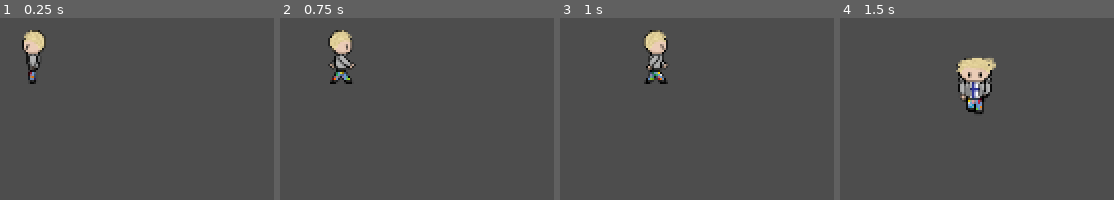
Above: before the commit, frames 1-4 (left to right).
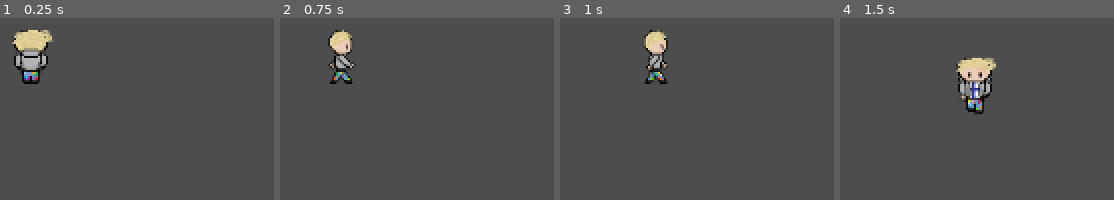
Above: after the commit, the same moments.

Repository: Orozon64/The-Sauna-Pact
Game: Godot game, scene res://scenes/finnish_player.tscn
Two runs of this game, one before a commit and one after it. Both use one fixed random seed, a clock stepped at 60 frames per second and the inputs below.
Inputs:
- Up to frame 1 (0.25 s): no input
- Up to frame 2 (0.75 s): tap Enter at 0.5 s; hold D (move_right) from 0.53 s (still down); hold E (pick_up, bound only after the commit) from 0.53 s (still down)
- Up to frame 3 (1 s): keep holding D (move_right); keep holding E (pick_up, bound only after the commit)
- Up to frame 4 (1.5 s): tap Space at 1.25 s; release D (move_right) at 1.28 s; release E (pick_up, bound only after the commit) at 1.28 s; hold S (move_down) from 1.28 s (still down); tap E (pick_up, bound only after the commit) at 1.35 s

The runs differ from the first frame. In frame 1, 2.5% of the frame differs, in the area x 4-20%, y 6-37%; in frame 2, nothing differs; in frame 3, nothing differs; in frame 4, nothing differs.

Commit message:
done work on collisions

Diff:
--- a/project.godot
+++ b/project.godot
@@ -37,6 +37,11 @@
 "events": [Object(InputEventKey,"resource_local_to_scene":false,"resource_name":"","device":0,"window_id":0,"alt_presse …(189 unchanged characters)…
 ]
 }
+pick_up={
+"deadzone": 0.2,
+"events": [Object(InputEventKey,"resource_local_to_scene":false,"resource_name":"","device":0,"window_id":0,"alt_pressed":false,"shift_pressed":false,"ctrl_pressed":false,"meta_pressed":false,"pressed":false,"keycode":0,"physical_keycode":69,"key_label":0,"unicode":0,"location":0,"echo":false,"script":null)
+]
+}
 
 [physics]
 
--- /dev/null
+++ b/scenes/beer.tscn
@@ -0,0 +1,26 @@
+[gd_scene format=3 uid="uid://bfhuaj02atx8h"]
+
+[ext_resource type="Texture2D" uid="uid://lk3erduwwsdo" path="res://images/sprites/BEER.png" id="1_7v8bv"]
+
+[sub_resource type="RectangleShape2D" id="RectangleShape2D_31xl2"]
+size = Vector2(24, 22)
+
+[sub_resource type="SpriteFrames" id="SpriteFrames_he3c0"]
+animations = [{
+"frames": [{
+"duration": 1.0,
+"texture": ExtResource("1_7v8bv")
+}],
+"loop": true,
+"name": &"default",
+"speed": 5.0
+}]
+
+[node name="BeerArea" type="Area2D" unique_id=1377940279]
+
+[node name="CollisionShape2D" type="CollisionShape2D" parent="." unique_id=482441595]
+position = Vector2(0, 1)
+shape = SubResource("RectangleShape2D_31xl2")
+
+[node name="AnimatedSprite2D" type="AnimatedSprite2D" parent="." unique_id=774778435]
+sprite_frames = SubResource("SpriteFrames_he3c0")
--- a/scenes/finnish_map.tscn
+++ b/scenes/finnish_map.tscn
@@ -1,7 +1,14 @@
 [gd_scene format=3 uid="uid://c2p086uk7yiw4"]
 
+[ext_resource type="Script" uid="uid://doij4wbua7wnm" path="res://scripts/signal_manager.gd" id="1_c8lps"]
 [ext_resource type="PackedScene" uid="uid://coqpab58ln317" path="res://scenes/finnish_player.tscn" id="1_sn4dv"]
+[ext_resource type="PackedScene" uid="uid://caurp0axx2i5p" path="res://scenes/wood.tscn" id="2_avsef"]
 
-[node name="Node2D" type="Node2D" unique_id=1442898411]
+[node name="FinnishRootNode" type="Node2D" unique_id=1442898411]
+script = ExtResource("1_c8lps")
 
-[node name="Area2D" parent="." unique_id=1757750210 instance=ExtResource("1_sn4dv")]
+[node name="WoodArea" parent="." unique_id=616569336 instance=ExtResource("2_avsef")]
+position = Vector2(341, 333)
+scale = Vector2(0.49661088, 0.49661088)
+
+[node name="PlayerArea" parent="." unique_id=1757750210 instance=ExtResource("1_sn4dv")]
--- a/scenes/finnish_player.tscn
+++ b/scenes/finnish_player.tscn
@@ -1,8 +1,11 @@
 [gd_scene format=3 uid="uid://coqpab58ln317"]
 
-[ext_resource type="Script" uid="uid://eqxs3rs6p4oa" path="res://scripts/finnish_player.gd" id="1_v8qye"]
+[ext_resource type="Script" uid="uid://hyvblkp4088n" path="res://scripts/player.gd" id="1_6g0t5"]
+[ext_resource type="Texture2D" uid="uid://bj70em7xfj03y" path="res://images/sprites/finFrontIdle.png" id="2_6g0t5"]
 [ext_resource type="Texture2D" uid="uid://6guexxri308h" path="res://images/sprites/finFrontWalk1.png" id="2_h71vo"]
+[ext_resource type="Texture2D" uid="uid://dxgfqniydtjih" path="res://images/sprites/finLeftIdle.png" id="3_0u6nr"]
 [ext_resource type="Texture2D" uid="uid://d3dk14gr8rl4d" path="res://images/sprites/finFrontWalk2.png" id="3_shgrp"]
+[ext_resource type="Texture2D" uid="uid://0b5in4sh5pkp" path="res://images/sprites/finBackIdle.png" id="5_e5oyf"]
 [ext_resource type="Texture2D" uid="uid://clkndwqylhgbg" path="res://images/sprites/finRightWalk1.png" id="5_mxl7e"]
 [ext_resource type="Texture2D" uid="uid://d0nqlj32intwr" path="res://images/sprites/finLeftWalk1.png" id="5_v8qye"]
 [ext_resource type="Texture2D" uid="uid://b46spkhhyjeah" path="res://images/sprites/finLeftWalk2.png" id="6_afyib"]
@@ -18,6 +21,38 @@
 
 [sub_resource type="SpriteFrames" id="SpriteFrames_snp3n"]
 animations = [{
+"frames": [{
+"duration": 1.0,
+"texture": ExtResource("2_6g0t5")
+}],
+"loop": true,
+"name": &"idle_down",
+"speed": 5.0
+}, {
+"frames": [{
+"duration": 1.0,
+"texture": ExtResource("3_0u6nr")
+}],
+"loop": true,
+"name": &"idle_left",
+"speed": 5.0
+}, {
+"frames": [{
+"duration": 1.0,
+"texture": ExtResource("8_kcs62")
+}],
+"loop": true,
+"name": &"idle_right",
+"speed": 5.0
+}, {
+"frames": [{
+"duration": 1.0,
+"texture": ExtResource("5_e5oyf")
+}],
+"loop": true,
+"name": &"idle_up",
+"speed": 5.0
+}, {
 "frames": [{
 "duration": 1.0,
 "texture": ExtResource("2_h71vo")
@@ -76,7 +111,7 @@
 }]
 
 [node name="Area2D" type="Area2D" unique_id=1757750210]
-script = ExtResource("1_v8qye")
+script = ExtResource("1_6g0t5")
 
 [node name="CollisionShape2D" type="CollisionShape2D" parent="." unique_id=118586435]
 position = Vector2(-3, -1.5)
@@ -84,4 +119,4 @@
 
 [node name="PlayerSprite" type="AnimatedSprite2D" parent="." unique_id=276491256]
 sprite_frames = SubResource("SpriteFrames_snp3n")
-animation = &"walk_left"
+animation = &"idle_up"
--- a/scenes/polish_map.tscn
+++ b/scenes/polish_map.tscn
@@ -1,7 +1,17 @@
 [gd_scene format=3 uid="uid://drfp5ogs3t2nq"]
 
+[ext_resource type="Script" uid="uid://doij4wbua7wnm" path="res://scripts/signal_manager.gd" id="1_7velx"]
 [ext_resource type="PackedScene" uid="uid://6bilw8itvr8c" path="res://scenes/polish_player.tscn" id="2_g2vl7"]
+[ext_resource type="PackedScene" uid="uid://dlfy0rk8wqcnk" path="res://scenes/towel.tscn" id="2_qonml"]
+[ext_resource type="PackedScene" uid="uid://bfhuaj02atx8h" path="res://scenes/beer.tscn" id="3_g2vl7"]
 
-[node name="Node2D" type="Node2D" unique_id=1428940587]
+[node name="PolishRootNode" type="Node2D" unique_id=1428940587]
+script = ExtResource("1_7velx")
 
-[node name="PolishPlayer" parent="." unique_id=1757750210 instance=ExtResource("2_g2vl7")]
+[node name="TowelArea" parent="." unique_id=1132617830 instance=ExtResource("2_qonml")]
+position = Vector2(54, 0)
+
+[node name="BeerArea" parent="." unique_id=1377940279 instance=ExtResource("3_g2vl7")]
+position = Vector2(141, 0)
+
+[node name="PlayerArea" parent="." unique_id=1757750210 instance=ExtResource("2_g2vl7")]
--- a/scenes/polish_player.tscn
+++ b/scenes/polish_player.tscn
@@ -5,10 +5,13 @@
 [ext_resource type="Texture2D" uid="uid://bf0shfcq1id1y" path="res://images/sprites/PolakWalks1.png" id="3_3a2nk"]
 [ext_resource type="Texture2D" uid="uid://kodnl60hsqyj" path="res://images/sprites/PolakWalks2.png" id="4_nxm5c"]
 [ext_resource type="Texture2D" uid="uid://c8lr10di4w6ob" path="res://images/sprites/PolakIdzieLewoReka.png" id="5_daupw"]
+[ext_resource type="Texture2D" uid="uid://b0o6dfm0tr1ww" path="res://images/sprites/PolakStandingTylem.png" id="5_g0ae5"]
 [ext_resource type="Texture2D" uid="uid://dsdmjhtva0keb" path="res://images/sprites/PolakIdziePrawo.png" id="5_nxm5c"]
 [ext_resource type="Texture2D" uid="uid://crk3iiraqjp0p" path="res://images/sprites/PolakStoiPrawo.png" id="6_bcnd6"]
 [ext_resource type="Texture2D" uid="uid://cp2vjk0wv4fs8" path="res://images/sprites/PolakBokiemLewo.png" id="6_gtw5v"]
 [ext_resource type="Texture2D" uid="uid://ddml8rmxft656" path="res://images/sprites/PolakIdzieLewo.png" id="7_0eywx"]
+[ext_resource type="Texture2D" uid="uid://b7lf1i07l3yx8" path="res://images/sprites/PolakWalksTylem1.png" id="11_lw2j2"]
+[ext_resource type="Texture2D" uid="uid://ceint7my3417l" path="res://images/sprites/PolakWalksWTyl2.png" id="12_hrl11"]
 
 [sub_resource type="RectangleShape2D" id="RectangleShape2D_a4qul"]
 size = Vector2(22, 42)
@@ -23,19 +26,28 @@
 "name": &"idle_down",
 "speed": 5.0
 }, {
-"frames": [],
+"frames": [{
+"duration": 1.0,
+"texture": ExtResource("6_gtw5v")
+}],
 "loop": true,
 "name": &"idle_left",
 "speed": 5.0
 }, {
-"frames": [],
+"frames": [{
+"duration": 1.0,
+"texture": ExtResource("6_bcnd6")
+}],
 "loop": true,
 "name": &"idle_right",
 "speed": 5.0
 }, {
-"frames": [],
+"frames": [{
+"duration": 1.0,
+"texture": ExtResource("5_g0ae5")
+}],
 "loop": true,
-"name": &"idle_top",
+"name": &"idle_up",
 "speed": 5.0
 }, {
 "frames": [{
@@ -76,6 +88,17 @@
 "loop": true,
 "name": &"walk_right",
 "speed": 5.0
+}, {
+"frames": [{
+"duration": 1.0,
+"texture": ExtResource("11_lw2j2")
+}, {
+"duration": 1.0,
+"texture": ExtResource("12_hrl11")
+}],
+"loop": true,
+"name": &"walk_up",
+"speed": 5.0
 }]
 
 [node name="Area2D" type="Area2D" unique_id=1757750210]
@@ -86,6 +109,6 @@
 shape = SubResource("RectangleShape2D_a4qul")
 
 [node name="PlayerSprite" type="AnimatedSprite2D" parent="." unique_id=276491256]
-position = Vector2(0, -7)
+position = Vector2(2, -6)
 sprite_frames = SubResource("SpriteFrames_bcnd6")
-animation = &"idle_top"
+animation = &"idle_down"
--- a/scenes/towel.tscn
+++ b/scenes/towel.tscn
@@ -1,12 +1,29 @@
 [gd_scene format=3 uid="uid://dlfy0rk8wqcnk"]
 
 [ext_resource type="Script" uid="uid://miaagsuefkm0" path="res://scripts/collectible.gd" id="1_csf4g"]
+[ext_resource type="Texture2D" uid="uid://c5f2133grvi3v" path="res://images/sprites/towels.png" id="2_u1688"]
 
-[node name="Area2D" type="Area2D" unique_id=1132617830]
+[sub_resource type="RectangleShape2D" id="RectangleShape2D_u1688"]
+size = Vector2(4, 4)
+
+[sub_resource type="SpriteFrames" id="SpriteFrames_d8tsr"]
+animations = [{
+"frames": [{
+"duration": 1.0,
+"texture": ExtResource("2_u1688")
+}],
+"loop": true,
+"name": &"default",
+"speed": 5.0
+}]
+
+[node name="TowelArea" type="Area2D" unique_id=1132617830]
+scale = Vector2(5.44, 5.44)
 script = ExtResource("1_csf4g")
 
 [node name="CollisionShape2D" type="CollisionShape2D" parent="." unique_id=218192729]
+shape = SubResource("RectangleShape2D_u1688")
 
 [node name="AnimatedSprite2D" type="AnimatedSprite2D" parent="." unique_id=678316695]
-
-[connection signal="area_entered" from="." to="." method="_on_area_entered"]
+scale = Vector2(0.08166666, 0.08208511)
+sprite_frames = SubResource("SpriteFrames_d8tsr")
--- /dev/null
+++ b/scenes/wood.tscn
@@ -0,0 +1,26 @@
+[gd_scene format=3 uid="uid://caurp0axx2i5p"]
+
+[ext_resource type="Texture2D" uid="uid://kiwidlbq1n6p" path="res://images/sprites/woodLogs.png" id="1_y25wi"]
+
+[sub_resource type="SpriteFrames" id="SpriteFrames_d45ue"]
+animations = [{
+"frames": [{
+"duration": 1.0,
+"texture": ExtResource("1_y25wi")
+}],
+"loop": true,
+"name": &"default",
+"speed": 5.0
+}]
+
+[sub_resource type="RectangleShape2D" id="RectangleShape2D_es2n6"]
+size = Vector2(51, 41)
+
+[node name="Area2D" type="Area2D" unique_id=616569336]
+
+[node name="AnimatedSprite2D" type="AnimatedSprite2D" parent="." unique_id=662093046]
+sprite_frames = SubResource("SpriteFrames_d45ue")
+
+[node name="CollisionShape2D" type="CollisionShape2D" parent="." unique_id=94329326]
+position = Vector2(0.5, -0.5)
+shape = SubResource("RectangleShape2D_es2n6")
--- a/scripts/collectible.gd
+++ b/scripts/collectible.gd
@@ -1,17 +1,12 @@
 extends Area2D
-signal picked_up
+signal picked_up(name)
 
 # Called when the node enters the scene tree for the first time.
 func _ready() -> void:
-	pass # Replace with function body.
+	#connect("area_entered", picked_up)
+	pass
 
 
 # Called every frame. 'delta' is the elapsed time since the previous frame.
 func _process(delta: float) -> void:
 	pass
-
-
-func _on_area_entered(area: Area2D) -> void:
-	hide()
-	picked_up.emit()
-	get_node("CollisionShape2D").set_deferred("disabled", true) #the get_node could be replaced by a '$' symbol, but I'll keep it this way to make it more readable
--- a/scripts/player.gd
+++ b/scripts/player.gd
@@ -4,6 +4,11 @@
 @export var speed = 100
 
 var screen_size
+var last_played_anim #the last walking animation played - this is used to play the right idle animation once the player stops moving
+
+signal item_picked_up()
+
+var touched_item_name = "" #the name of the collectible that the player is nearby
 # Called when the node enters the scene tree for the first time.
 func _ready() -> void:
 	screen_size = get_viewport_rect().size
@@ -25,7 +30,8 @@
 		$PlayerSprite.play()
 	else:
 		$PlayerSprite.stop()
-
+		$PlayerSprite.animation = $PlayerSprite.animation.replace("walk", "idle")
+		$PlayerSprite.play()
 	position += velocity * delta
 	position = position.clamp(Vector2.ZERO, screen_size)
 	if velocity.x > 0:
@@ -37,4 +43,11 @@
 	elif velocity.y < 0:
 		$PlayerSprite.animation = "walk_up"
 
-		#now add code to return to the correct idle position once the player stops
+	if Input.is_action_pressed("pick_up") and touched_item_name != "":
+		inventory.push_back(touched_item_name)
+		item_picked_up.emit()
+
+	last_played_anim = 	$PlayerSprite.animation
+
+func _on_item_area_entered(args):
+	print("Item found")
--- a/scripts/polish_player.gd
+++ b/scripts/polish_player.gd
@@ -1,5 +1,6 @@
 extends "player.gd"
 
 
-func _on_towel_picked_up() -> void:
-	inventory.push_back("towel")
+func _on_beer_area_entered(args): # could be a way to make a general method - i will figure it out later
+	touched_item_name = "beer"
+	print(touched_item_name + "found")
--- /dev/null
+++ b/scripts/signal_manager.gd
@@ -0,0 +1,21 @@
+extends Node2D
+
+
+# Called when the node enters the scene tree for the first time.
+func _ready() -> void:
+	var player = $PlayerArea
+	match name:
+		"FinnishRootNode":
+			var wood = $WoodArea
+			wood.area_entered.connect(wood.picked_up)
+		"PolishRootNode":
+			var beer = $BeerArea
+			beer.area_entered.connect(player._on_beer_area_entered)
+			var towel = $TowelArea
+			towel.area_entered.connect(player._on_item_area_entered)
+
+
+
+# Called every frame. 'delta' is the elapsed time since the previous frame.
+func _process(delta: float) -> void:
+	pass
Binary file added: images/placeholders/towel.jpg
Not shown, added: images/placeholders/towel.jpg.import
Not shown, added: images/sprites/BEER.png.import
Not shown, added: images/sprites/PolakStandingTylem.png.import
Not shown, added: images/sprites/PolakWalksTylem1.png.import
Not shown, added: images/sprites/PolakWalksWTyl2.png.import
Not shown, added: images/sprites/towels.png.import
Not shown, added: images/sprites/tree1.png.import
Not shown, added: images/sprites/tree2.png.import
Not shown, added: images/sprites/woodLogs.png.import
Not shown, added: scripts/signal_manager.gd.uid
